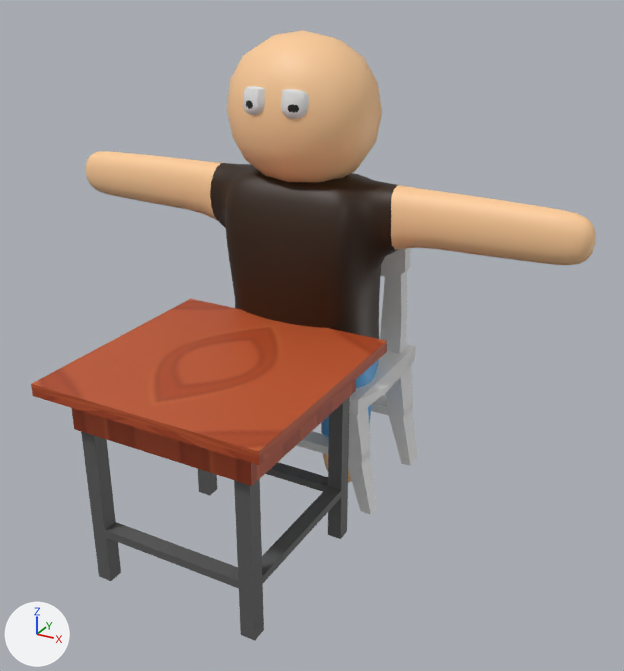
The FBX model Assets/Models/Alumno/PruebaSentado.fbx as it was, and as the next commit left it.
One viewpoint serves both versions: a 50 mm lens placed at (3.62, -6.42, 4.34), pointed at (0.41, -0.59, 1.42). The lights are fixed; the arrows at lower left show +X, +Y and +Z. The first picture is the older version. Where no turn or scale is listed for an object, it has been applied to the vertices. Vertices at exactly the same position are counted once.

The first picture shows 'Cuerpo', 'MesaAlumno', 'Ojos', 'Silla'.
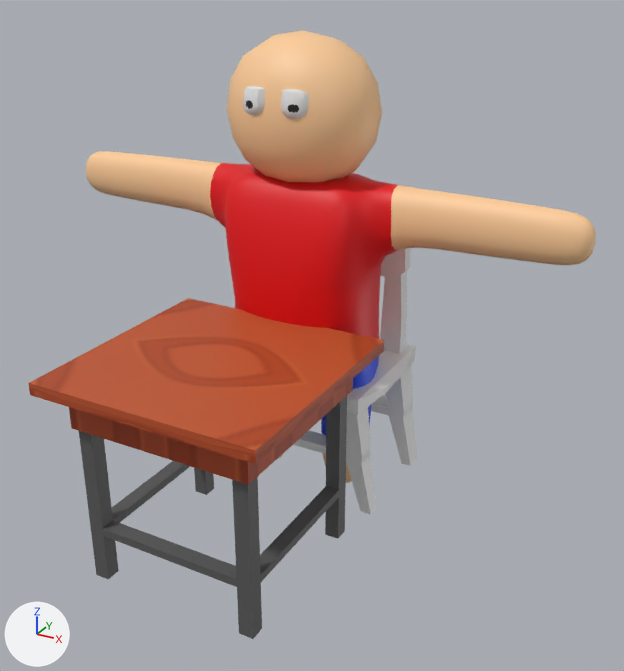
Location of each change, [x1, y1, x2, y2] in pixels of the pictures (624 x 671 px):
'MesaAlumno', moved, turned: before [31, 299, 387, 640]; after [28, 298, 384, 639]
part 1 of me_cube, recoloured (brown to red): [210, 163, 398, 339] in both
part 2 of me_cube, recoloured: [321, 359, 379, 436] in both

What the commit changed:
Material 'Camiseta' (mat_camiseta) is new.
Its base color is (0.8, 0.0, 0.0037) (red #e7000c).
Material 'Pantalones' (mat_pantalones) is new.
Its base color is (0.00868, 0.0652, 0.8) (blue #1748e7).
me_cube has 1796 vertices, 1792 faces and spans x -2.48..2.48, y -0.51..0.57, z -3.24..0.92.
me_cube is used by ob_cuerpo; location (0.0, 0.0, 2.87).
me_cube part 1: 686 of the faces centred in x -0.83..0.83, y -0.47..0.56, z -1.97..-0.24 switch from mat_material_001 (picture img_cuerpotexturas_png) to mat_camiseta (red #e7000c).
me_cube part 2: 433 of the faces centred in x -0.69..0.69, y -0.34..0.44, z -2.9..-1.91 switch from mat_material_001 (picture img_cuerpotexturas_png) to mat_pantalones (blue #1748e7).
Object 'MesaAlumno' (ob_mesaalumno) moves from (0.0, -1.37, 1.34) to (-0.03, -1.37, 1.34).
Object 'MesaAlumno' (ob_mesaalumno) turns from (0, 0, 0) to (0, 0, -90) degrees about x, y and z.
